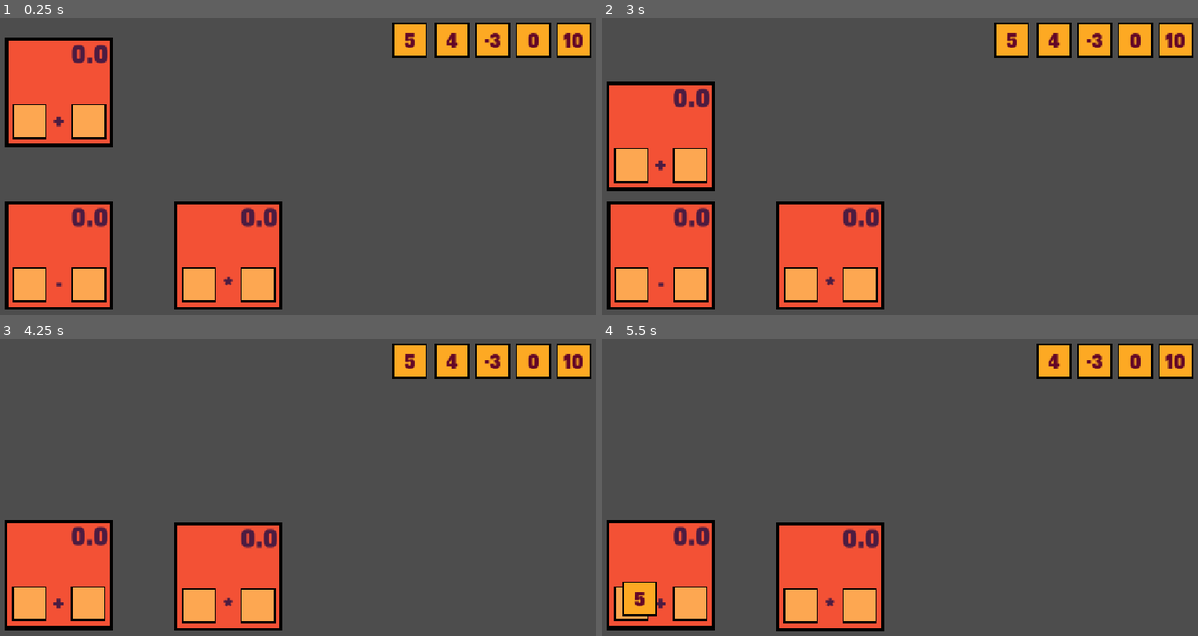
Above: before the commit, frames 1-4 (two rows, left to right).
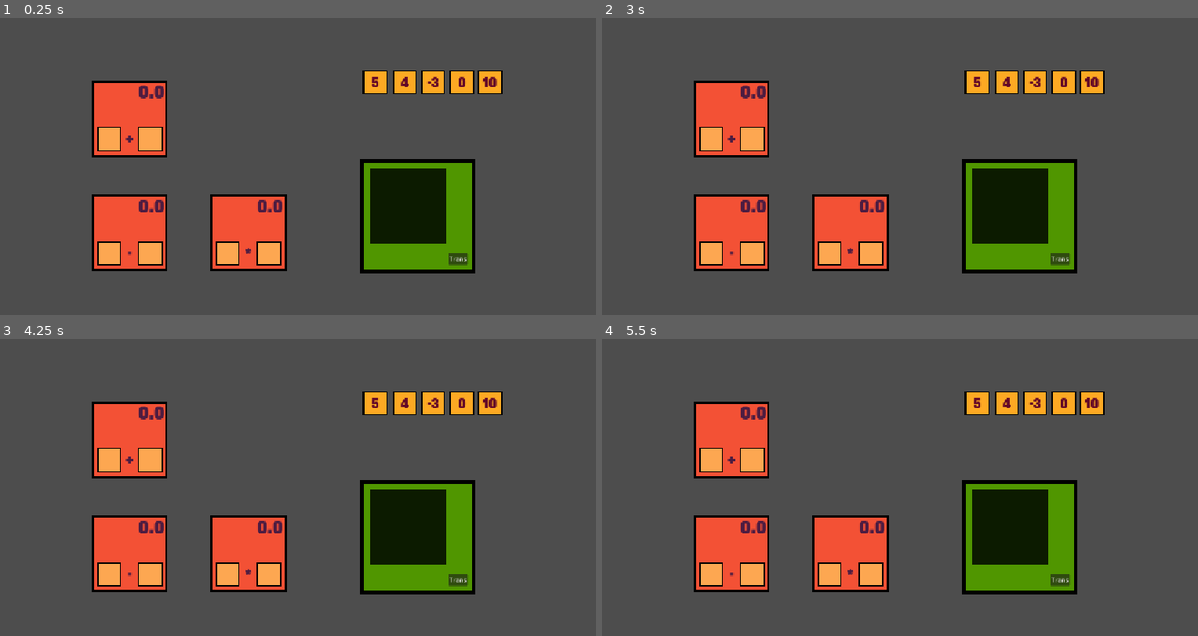
Above: after the commit, the same moments.

Repository: xuansh/24PointsGame
Game: Godot game, scene res://Screen/demo.tscn
The game is run twice, just before and just after one commit, with the same random seed, the same clock (stepped at 60 frames per second) and the same inputs.
Inputs (mouse positions are in pixels of both pictures, inside the frame that each line leads up to):
- Up to frame 1 (0.25 s): no input
- Up to frame 2 (3 s): click (1060, 258) at 0.5 s, where only the run after the commit has a clickable "Trans"; click (1060, 258) at 1.25 s, where only the run after the commit has a clickable "Trans"; click (1060, 258) at 2 s, where only the run after the commit has a clickable "Trans"; tap Enter at 2.75 s; drag from (661, 92) to (661, 255) at 2.77 s
- Up to frame 3 (4.25 s): drag from (59, 576) to (226, 576) at 3.52 s
- Up to frame 4 (5.5 s): tap Space at 4.25 s; press the mouse at (828, 576) at 4.28 s; release the mouse at (828, 576) at 5 s; tap Enter at 5 s; drag from (1013, 362) to (631, 603) at 5.02 s

The runs differ from the first frame. In frame 1, 36% of the frame differs, in the area x 0-100%, y 1-99%; in frame 2, 36%; in frame 3, 30%; in frame 4, 30%.

Commit message:
修改：     Screen/TransformBlock.tscn 	修改：     Screen/demo.tscn 	修改：     Scripts/NumberBlock.gd 	修改：     Scripts/OperatorBlock.gd 	修改：     Scripts/TransformBlock.gd 	修改：     Scripts/game_manager.gd 	修改：     export_presets.cfg

Diff:
--- a/Screen/TransformBlock.tscn
+++ b/Screen/TransformBlock.tscn
@@ -10,6 +10,7 @@
 shader = ExtResource("2_wqv1i")
 shader_parameter/border = 0.03
 shader_parameter/bg_color = Color(0.3137255, 0.5882353, 0, 1)
+shader_parameter/border_color = Color(0, 0, 0, 1)
 
 [sub_resource type="Gradient" id="Gradient_bxt5k"]
 offsets = PackedFloat32Array(0.54545456)
@@ -17,12 +18,12 @@
 
 [sub_resource type="GradientTexture2D" id="GradientTexture2D_qoy4r"]
 gradient = SubResource("Gradient_bxt5k")
-width = 350
-height = 350
+width = 300
+height = 300
 fill_from = Vector2(1, 0)
 
 [sub_resource type="RectangleShape2D" id="RectangleShape2D_qoy4r"]
-size = Vector2(256, 256)
+size = Vector2(200, 200)
 
 [sub_resource type="Gradient" id="Gradient_wqv1i"]
 offsets = PackedFloat32Array(0.6484848)
@@ -30,8 +31,8 @@
 
 [sub_resource type="GradientTexture2D" id="GradientTexture2D_add87"]
 gradient = SubResource("Gradient_wqv1i")
-width = 256
-height = 256
+width = 200
+height = 200
 fill_from = Vector2(1, 0)
 
 [node name="Area2D" type="Area2D" unique_id=1918372112 groups=["Transform"]]
@@ -46,20 +47,22 @@
 texture = SubResource("GradientTexture2D_qoy4r")
 
 [node name="OperatorBlock" type="Area2D" parent="Sprite2D" unique_id=390526526]
-position = Vector2(-25, -26)
+position = Vector2(-6, -9)
 
 [node name="CollisionShape2D" type="CollisionShape2D" parent="Sprite2D/OperatorBlock" unique_id=279753605]
+position = Vector2(-19, -17)
 shape = SubResource("RectangleShape2D_qoy4r")
 
 [node name="Sprite2D" type="Sprite2D" parent="Sprite2D/OperatorBlock" unique_id=89823283]
+position = Vector2(-19, -17)
 texture = SubResource("GradientTexture2D_add87")
 
 [node name="Button" type="Button" parent="." unique_id=972987877]
 custom_minimum_size = Vector2(30, 30)
-offset_left = 106.0
-offset_top = 107.0
-offset_right = 158.0
-offset_bottom = 138.0
+offset_left = 79.0
+offset_top = 97.0
+offset_right = 131.0
+offset_bottom = 128.0
 text = "Trans"
 
 [connection signal="input_event" from="." to="." method="_on_input_event"]
--- a/Screen/demo.tscn
+++ b/Screen/demo.tscn
@@ -3,6 +3,7 @@
 [ext_resource type="PackedScene" uid="uid://cxqvbxwc4eu0y" path="res://Screen/NumberBlock.tscn" id="1_34l0q"]
 [ext_resource type="Script" uid="uid://dq30ihf83e2kv" path="res://Scripts/game_manager.gd" id="1_jlffx"]
 [ext_resource type="PackedScene" uid="uid://c7d2p864e5ld2" path="res://Screen/OperatorBlock.tscn" id="2_jlffx"]
+[ext_resource type="PackedScene" uid="uid://bhgipd07tg5dr" path="res://Screen/TransformBlock.tscn" id="4_b8wkq"]
 
 [node name="Game" type="Node2D" unique_id=743338457]
 
@@ -10,6 +11,7 @@
 script = ExtResource("1_jlffx")
 
 [node name="Camera2D" type="Camera2D" parent="." unique_id=693566276]
+zoom = Vector2(0.7, 0.7)
 
 [node name="OperatorBlockContainer" type="Node2D" parent="Camera2D" unique_id=111626236]
 
@@ -45,3 +47,8 @@
 [node name="Nb5" parent="Camera2D/NumberBlockContainer" unique_id=2076865618 instance=ExtResource("1_34l0q")]
 position = Vector2(363, -257)
 value = -3.0
+
+[node name="TransformBlockContainer" type="Node2D" parent="Camera2D" unique_id=2030178264]
+
+[node name="TB" parent="Camera2D/TransformBlockContainer" unique_id=1918372112 instance=ExtResource("4_b8wkq")]
+position = Vector2(323, 94)
--- a/Scripts/NumberBlock.gd
+++ b/Scripts/NumberBlock.gd
@@ -22,10 +22,14 @@
 	if event is InputEventMouseButton:
 		if event.button_index == MouseButton.MOUSE_BUTTON_LEFT:
 			if event.pressed and GAMEMANAGER.current_dragging == null:
-				is_dragging = true
-				GAMEMANAGER.current_dragging = self
-				GAMEMANAGER.bring_to_front()
-				print("numberBlock")
+				GAMEMANAGER.block_in_mouse_area.clear()
+				await get_tree().process_frame
+				GAMEMANAGER.block_in_mouse_area.append(self)
+				GAMEMANAGER.detect_top_block()
+				if GAMEMANAGER.on_top_block == self:
+					is_dragging = true
+					GAMEMANAGER.current_dragging = self
+					GAMEMANAGER.bring_to_front()
 			else:
 				is_dragging = false
 				if GAMEMANAGER.current_dragging == self:
--- a/Scripts/OperatorBlock.gd
+++ b/Scripts/OperatorBlock.gd
@@ -66,9 +66,14 @@
 	if event is InputEventMouseButton:
 		if event.button_index == MouseButton.MOUSE_BUTTON_LEFT:
 			if event.pressed and GAMEMANAGER.current_dragging == null and !is_mouse_in_area(operand_a) and !is_mouse_in_area(operand_b):
-				is_dragging = true
-				GAMEMANAGER.current_dragging = self
-				GAMEMANAGER.bring_to_front()
+				GAMEMANAGER.block_in_mouse_area.clear()
+				await get_tree().process_frame
+				GAMEMANAGER.block_in_mouse_area.append(self)
+				GAMEMANAGER.detect_top_block()
+				if GAMEMANAGER.on_top_block == self:
+					is_dragging = true
+					GAMEMANAGER.current_dragging = self
+					GAMEMANAGER.bring_to_front()
 			else:
 				is_dragging = false
 				GAMEMANAGER.current_dragging = null
--- a/Scripts/TransformBlock.gd
+++ b/Scripts/TransformBlock.gd
@@ -4,7 +4,6 @@
 var temp_operator_block : Area2D = null
 
 @onready var target_operator_block : Area2D = $Sprite2D/OperatorBlock
-const NUMBER_BLOCK = preload("uid://cxqvbxwc4eu0y")
 
 func _ready() -> void:
 	pass
@@ -31,10 +30,14 @@
 	if event is InputEventMouseButton:
 		if event.button_index == MouseButton.MOUSE_BUTTON_LEFT:
 			if event.pressed and GAMEMANAGER.current_dragging == null:
-				is_dragging = true
-				GAMEMANAGER.current_dragging = self
-				GAMEMANAGER.bring_to_front()
-				print("Transform")
+				GAMEMANAGER.block_in_mouse_area.clear()
+				await get_tree().process_frame
+				GAMEMANAGER.block_in_mouse_area.append(self)
+				GAMEMANAGER.detect_top_block()
+				if GAMEMANAGER.on_top_block == self:
+					is_dragging = true
+					GAMEMANAGER.current_dragging = self
+					GAMEMANAGER.bring_to_front()
 			else:
 				is_dragging = false
 				GAMEMANAGER.current_dragging = null
--- a/Scripts/game_manager.gd
+++ b/Scripts/game_manager.gd
@@ -3,9 +3,13 @@
 var current_dragging : Block = null
 var tmp_dragging : Block = null
 var z_index : int = 1
+var on_top_block : Block = null
+var block_in_mouse_area : Array[Block]
+
 
 func bring_to_front() -> void:
 	if current_dragging:
+		# print(current_dragging)
 		z_index += 1
 		current_dragging.z_index = z_index
 		if current_dragging.BlockType == "Operator":
@@ -15,3 +19,21 @@
 			if current_dragging.input_b:
 				z_index += 1
 				current_dragging.input_b.z_index = z_index
+
+func detect_top_block() -> void:
+	var max_z_index = -999
+	for stack_block in block_in_mouse_area:
+		if stack_block.z_index > max_z_index:
+			max_z_index = stack_block.z_index
+			on_top_block = stack_block
+
+func _input(event: InputEvent) -> void:
+	if event is InputEventMouseButton:
+		if event.button_index == MOUSE_BUTTON_LEFT:
+			if event.pressed:
+				await get_tree().process_frame
+				detect_top_block()
+				if block_in_mouse_area.size() > 0:
+					print(block_in_mouse_area)
+			else:
+				block_in_mouse_area = []
Not shown, changed: export_presets.cfg
